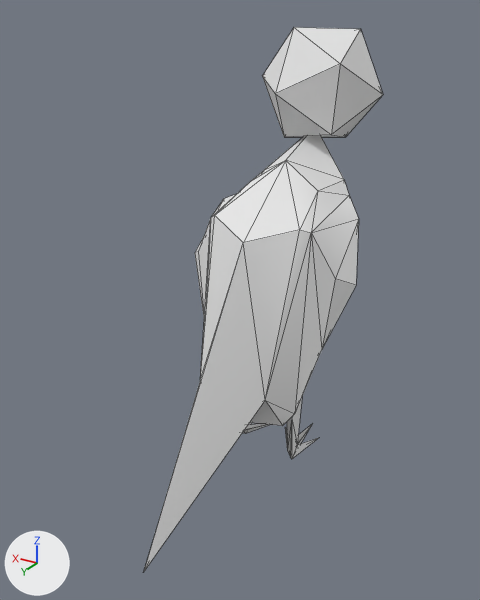
Renders of the OBJ model ExeProject/Resources/Model/bird_stay.obj from each side of a commit.
The view is the same before and after, from a 50 mm camera at (-3.76, 8.54, 3.27) aimed at (1.08, 0.47, -0.77). The axes (+X, +Y, +Z) are drawn at lower left. The lights are the same throughout. Mesh edges are drawn as thin lines. Where no turn or scale is listed for an object, it has been applied to the vertices.

Before the edit, the objects in view are built like this:
```python
me_bird_stay = bpy.data.meshes.new('bird_stay')
me_bird_stay.from_pydata(...)  # 99 vertices, 190 faces; spans x -0.54..2.34, y -3.18..3.4, z -3.62..3.08
me_bird_stay.materials.append(mat_initialshadinggroup)  # white #e7e7e7
# before: 5 (1.81, -1.47, 2.34) at pixel (262, 75)
# before: 8 (-0.15, -1.77, 2.12) at pixel (383, 94)
ob_bird_stay = bpy.data.objects.new('bird_stay', me_bird_stay)
ob_bird_stay.location = (0.0, 0.0, 0.0)
```
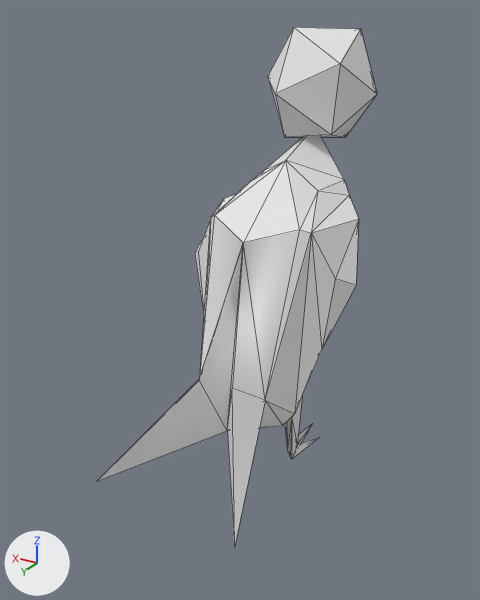
The newer file is also turned or shifted as a whole; pictures and numbers use the older file's frame.

Where the change shows, as pixel boxes (x1, y1, x2, y2) in the pictures (480 x 600 px; the box of a moved part takes in the faces that stretch with it):
'bird_stay', reshaped (17% wider): before (144, 27, 383, 571); after (98, 27, 377, 546)
part 1 of me_bird_stay, moved or reshaped: before (263, 29, 293, 136); after (268, 30, 293, 135)
part 2 of me_bird_stay, moved or reshaped: before (331, 29, 383, 137); after (331, 29, 377, 137)
part 3 of me_bird_stay, built on: before (144, 216, 282, 571); after (98, 216, 282, 546)

Edits to the bpy script that builds the scene:
```text
Change me_bird_stay:
    used by ob_bird_stay; location = (0.0, 0.0, 0.0)
    verts and faces of me_bird_stay; kept vertices keep their numbers, new ones are numbered from 99
    remove me_bird_stay.from_pydata(...)  # 99 vertices, 190 faces; spans x -0.54..2.34, y -3.18..3.4, z -3.62..3.08
    add me_bird_stay.from_pydata(...)  # 102 vertices, 198 faces; spans x -0.54..2.34, y -3.18..2.9, z -3.6..3.08
    me_bird_stay part 1
    add verts[5] = (1.72, -1.47, 2.34)  # moved, pixel (267, 76)
    me_bird_stay part 2
    add verts[8] = (-0.05, -1.77, 2.12)  # moved, pixel (377, 94)
    me_bird_stay part 3
    1 vertex is removed from x 0.83, y 3.4, z -3.62
    4 faces are deleted
    2 vertices move from x 0.83..1.41, y 1.12..1.27, z -2.42..-1.96 to x 0.87..1.42, y 1.12..1.2, z -2.66..-1.96
    4 vertices are added at (2.07, 2.86, -2.97), (-0.3, 2.9, -3.03), (0.54, 1.57, -1.61), (1.13, 1.56, -1.64)
    12 new faces join them
```
